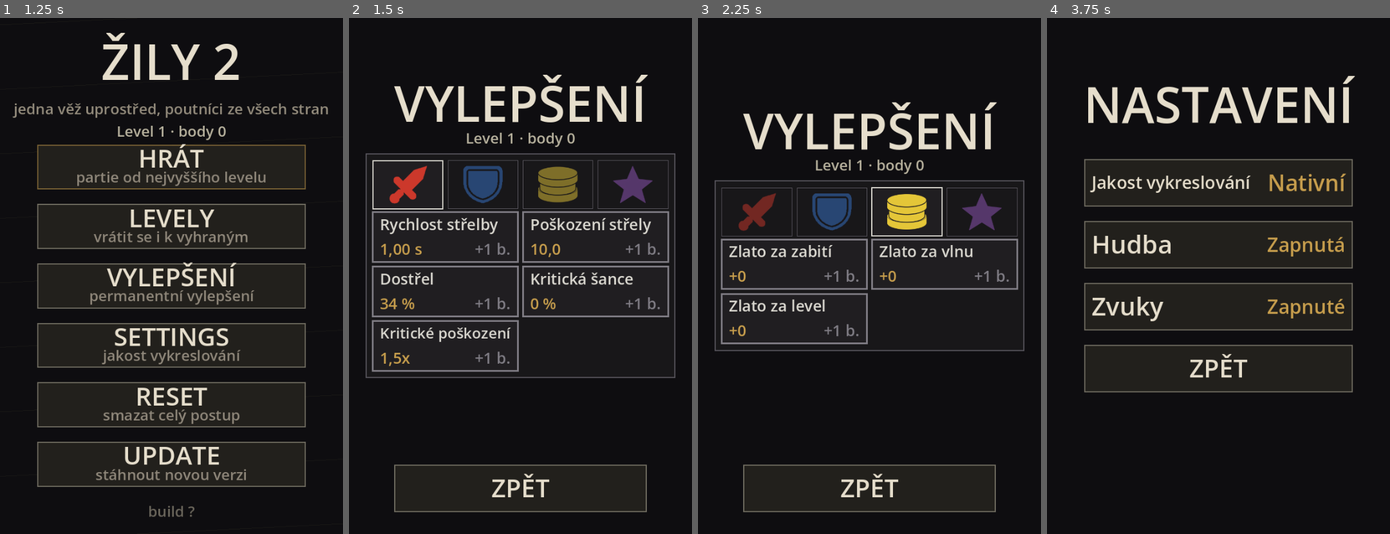
Above: before the commit, frames 1-4 (left to right).
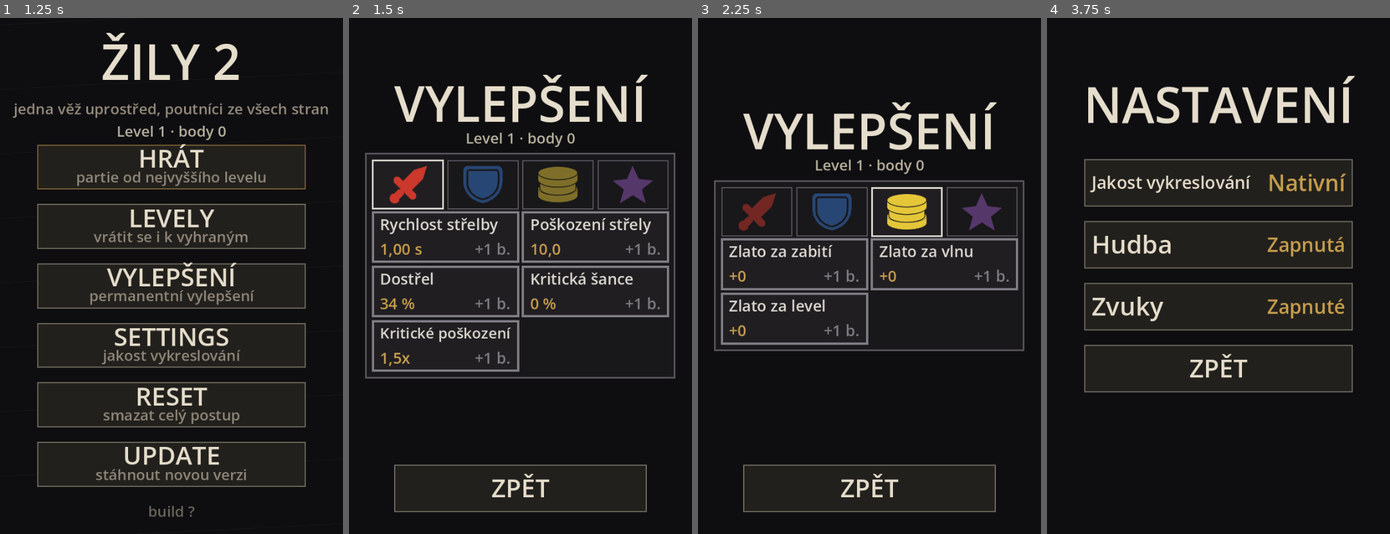
Above: after the commit, the same moments.

Repository: jankoznar94/dark-story
Game: Godot game, scene res://main.tscn
Same seed, same stepped clock (60 frames per second), same inputs: the game is played once before the commit and once after it.
Inputs (mouse positions are in pixels of both pictures, inside the frame that each line leads up to):
- Up to frame 1 (1.25 s): tap Enter at 0.5 s; move the mouse to (246, 250) at 0.52 s; click (246, 250) at 0.67 s
- Up to frame 2 (1.5 s): tap Space at 1.25 s; move the mouse to (451, 301) at 1.27 s; click (451, 301) at 1.42 s
- Up to frame 3 (2.25 s): tap Enter at 2 s; move the mouse to (903, 162) at 2.02 s; click (903, 162) at 2.17 s
- Up to frame 4 (3.75 s): tap Space at 2.75 s; move the mouse to (1201, 379) at 2.77 s; click (1201, 379) at 2.92 s; tap Enter at 3.5 s; move the mouse to (1321, 353) at 3.52 s; click (1321, 353) at 3.67 s

Frame 1 is identical in both runs. In frame 2, 1.8% of the frame differs, in the area x 4-96%, y 26-70%; in frame 3, 1.2%; in frame 4, nothing differs.

Commit message:
Zily 2: ramecky upgradu 4 px - 3 px bylo jeste tenke
Jan: "bordery tlacitek s upgrady je stale tenky. Neudelalas to sirsi jak jsem
chtel."

- CELL_FRAME 3 -> 4 px (zmereno v prohlizeci: byla to opravdu 3 px, ale na
  bunce 176x48 se to jeste cte jako obrys, ne jako ramecek)
- TAB_FRAME 2 -> 3 px (vybrany tab), nevybrany 1 -> 2 px, ram panelu 2 -> 3 px
  (PANEL_FRAME) - cely panel upgradovych tlacitek drzi stejny krok
- telo bunky zustava 50 px, text se neposunul

Diff:
--- a/scripts/game_view.gd
+++ b/scripts/game_view.gd
@@ -31,9 +31,16 @@
 const CARD_ROW := Color(0.125, 0.118, 0.128)
 const CARD_EDGE := Color(0.34, 0.33, 0.36)
 # RAMEK BUNKY UPGRADU. Jan (Oct 2026): "Rámečky všechny tlačítek upgradů budou
-# tlustší. Třeba 3px." Je to CELE tlacitko upgradu (v bitve i ve VYLEPSENICH),
-# takze jeden odstavec tady meni obe obrazovky.
-const CELL_FRAME := 3.0
+# tlustší. Třeba 3px." Prvni pokus byl presne 3 px (zmereno v prohlizeci) a Jan
+# ho vratil: "bordery tlačítek s upgrady je stále tenký". 3 px na bunce 176x48
+# je totiz porad jen tenka linka - hranice je 4 px, kde je ramecek videt jako
+# ramecek, ne jako obrys. Kdo bude hybat, at to zmeri (`~/probes/zily2_frame_probe.py`).
+const CELL_FRAME := 4.0
+# TABY KATEGORII A RAMEK PANELU. Jsou to taky tlacitka upgradu (a ty nevybrane
+# mely 1 px, takze vypadaly rozbite) - se 4 px bunkou musi drzet krok, jinak
+# panel vypada, jako by kazda cast byla z jine hry.
+const TAB_FRAME := 3.0
+const PANEL_FRAME := 3.0
 # ZIVOTY VEZE: zelena dokud drzi, cervena pod tretinou. Barva NENI jediny
 # nositel - cislo je i v hornim pruhu.
 const HP_GOOD := Color(0.62, 0.76, 0.56)
@@ -928,7 +935,7 @@
 
 func _card_frame(r: Rect2) -> void:
 	draw_rect(r, CARD_BG, true)
-	draw_rect(r, CARD_EDGE, false, 2.0)
+	draw_rect(r, CARD_EDGE, false, PANEL_FRAME)
 
 
 # IKONY KATEGORII (mec / stit / zlataky / hvezdicka). Nahrazuji text na tabu
@@ -991,7 +998,7 @@
 		var on: bool = (i == active)
 		draw_rect(tr, CARD_ROW if on else CARD_BG, true)
 		var col: Color = TEXT if on else DIM
-		draw_rect(tr, col if on else CARD_EDGE, false, 2.0 if on else 1.0)
+		draw_rect(tr, col if on else CARD_EDGE, false, TAB_FRAME if on else 2.0)
 		var cat: String = String(cats[i]) if i < cats.size() else ""
 		var tex: Texture2D = _cat_icon(cat)
 		if tex != null:
